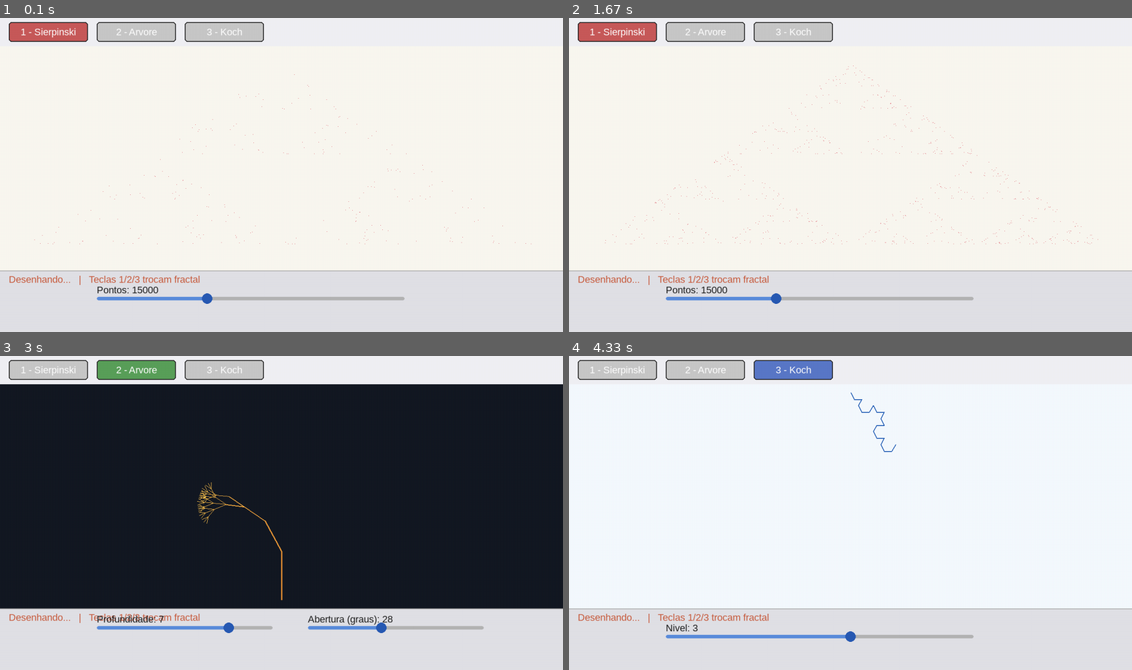
Above: before the commit, frames 1-4 (two rows, left to right).
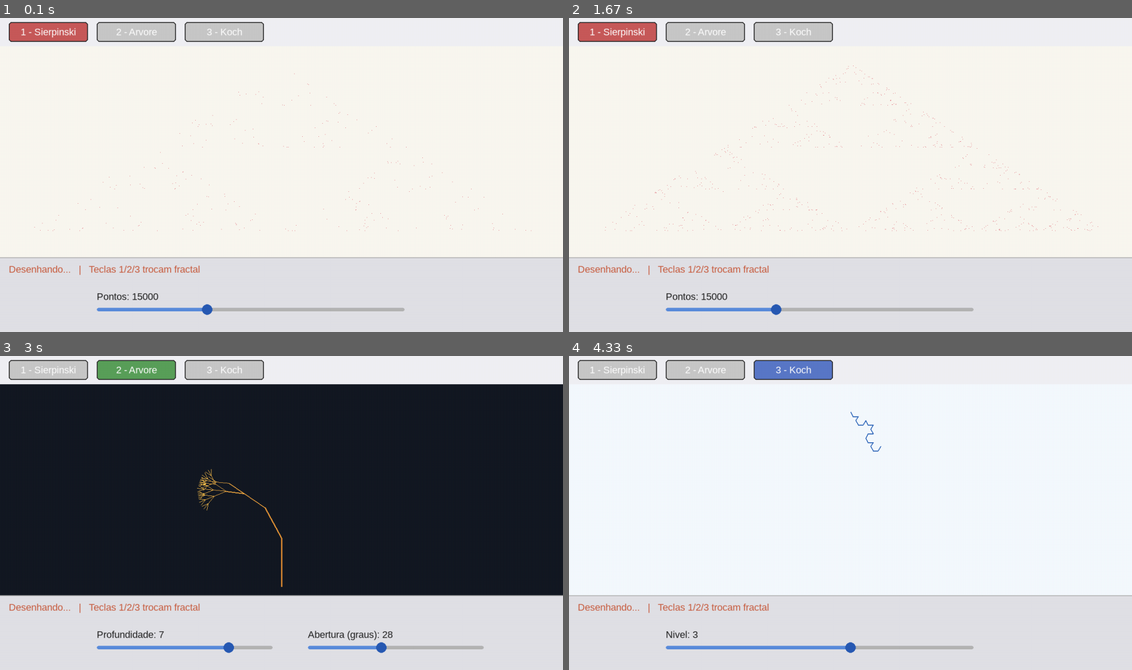
Above: after the commit, the same moments.

Repository: vitorllr/INF1034-3WB-2026.1
Game: pygame game, started from Atividade-9-Fractais/versao_pygame.py
Two runs of this game, one before a commit and one after it. Both use one fixed random seed, a clock stepped at 60 frames per second and the inputs below.
Inputs (mouse positions are in pixels of both pictures, inside the frame that each line leads up to):
- Up to frame 1 (0.1 s): no input
- Up to frame 2 (1.67 s): press the mouse at (704, 30) at 0.37 s; move the mouse to (766, 58) at 0.47 s; release the mouse at (827, 87) at 0.6 s; press the mouse at (619, 30) at 0.7 s; move the mouse to (636, 146) at 0.8 s; release the mouse at (653, 262) at 0.93 s; press the mouse at (794, 30) at 1.03 s; move the mouse to (867, 80) at 1.13 s; release the mouse at (940, 127) at 1.27 s; press the mouse at (619, 30) at 1.37 s; move the mouse to (670, 149) at 1.47 s; release the mouse at (726, 272) at 1.6 s
- Up to frame 3 (3 s): press the mouse at (50, 368) at 1.7 s; move the mouse to (112, 393) at 1.8 s; release the mouse at (174, 415) at 1.93 s; press the mouse at (50, 368) at 2.03 s; move the mouse to (264, 450) at 2.13 s; release the mouse at (484, 534) at 2.27 s; press the mouse at (135, 368) at 2.37 s; move the mouse to (281, 428) at 2.47 s; release the mouse at (422, 484) at 2.6 s; press the mouse at (135, 368) at 2.7 s; move the mouse to (135, 487) at 2.8 s; release the mouse at (135, 610) at 2.93 s
- Up to frame 4 (4.33 s): press the mouse at (619, 368) at 3.03 s; move the mouse to (636, 497) at 3.13 s; release the mouse at (653, 622) at 3.27 s; press the mouse at (619, 368) at 3.37 s; move the mouse to (675, 447) at 3.47 s; release the mouse at (732, 525) at 3.6 s; press the mouse at (794, 368) at 3.7 s; move the mouse to (839, 396) at 3.8 s; release the mouse at (878, 421) at 3.93 s; press the mouse at (794, 368) at 4.03 s; move the mouse to (721, 456) at 4.13 s; release the mouse at (647, 544) at 4.27 s

The runs differ from the first frame. In frame 1, 5.2% of the frame differs, in the area x 0-100%, y 17-95%; in frame 2, 5.5%; in frame 3, 7.7%, in the area x 0-100%, y 36-95%; in frame 4, 5.8%.

Commit message:
ajustes finos

Diff:
--- a/Atividade-9-Fractais/versao_pygame.py
+++ b/Atividade-9-Fractais/versao_pygame.py
@@ -12,7 +12,8 @@
 clock = pygame.time.Clock()
 
 CANVAS_Y = 70
-CANVAS_H = ALTURA - 70 - 140
+PAINEL_H = 170
+CANVAS_H = ALTURA - CANVAS_Y - PAINEL_H
 canvas = pygame.Surface((LARGURA, CANVAS_H))
 
 
@@ -88,13 +89,13 @@
     cor = (200, 70, 50) if ativo else (40, 90, 180)
     pygame.draw.circle(surf, cor, (hx, sl["y"] + 4), 12)
     txt = fonte.render(f"{sl['rotulo']}: {int(sl['valor'])}", True, (30, 30, 30))
-    surf.blit(txt, (sl["x"], sl["y"] - 28))
+    surf.blit(txt, (sl["x"], sl["y"] - 38))
 
 
 def mouse_no_slider(sl, mx, my):
     return (
         sl["x"] - 8 <= mx <= sl["x"] + sl["w"] + 8
-        and sl["y"] - 12 <= my <= sl["y"] + 18
+        and sl["y"] - 14 <= my <= sl["y"] + 20
     )
 
 
@@ -106,7 +107,7 @@
 
 sl_sierp_n = {
     "x": 220,
-    "y": ALTURA - 80,
+    "y": ALTURA - 55,
     "w": 700,
     "vmin": 1000,
     "vmax": 40000,
@@ -115,7 +116,7 @@
 }
 sl_arv_prof = {
     "x": 220,
-    "y": ALTURA - 100,
+    "y": ALTURA - 55,
     "w": 400,
     "vmin": 1,
     "vmax": 9,
@@ -124,7 +125,7 @@
 }
 sl_arv_abert = {
     "x": 700,
-    "y": ALTURA - 100,
+    "y": ALTURA - 55,
     "w": 400,
     "vmin": 5,
     "vmax": 60,
@@ -133,7 +134,7 @@
 }
 sl_koch = {
     "x": 220,
-    "y": ALTURA - 80,
+    "y": ALTURA - 55,
     "w": 700,
     "vmin": 0,
     "vmax": 5,
@@ -188,8 +189,9 @@
         )
 
     elif tela == "koch":
+        tamanho_koch = int(min(h * 0.85, w * 0.6) / 1.33)
         coleta_floco(
-            segmentos, w // 2, h // 2 + 30, 460, sl_koch["valor"], (30, 90, 180)
+            segmentos, w // 2, h // 2, tamanho_koch, sl_koch["valor"], (30, 90, 180)
         )
 
 
@@ -295,9 +297,9 @@
         screen.blit(t, (rx + 90 - t.get_width() // 2, 25))
 
     # painel de sliders
-    pygame.draw.rect(screen, (225, 225, 230), (0, ALTURA - 140, LARGURA, 140))
+    pygame.draw.rect(screen, (225, 225, 230), (0, ALTURA - PAINEL_H, LARGURA, PAINEL_H))
     pygame.draw.line(
-        screen, (180, 180, 180), (0, ALTURA - 140), (LARGURA, ALTURA - 140), 2
+        screen, (180, 180, 180), (0, ALTURA - PAINEL_H), (LARGURA, ALTURA - PAINEL_H), 2
     )
     if desenhando:
         status = "Desenhando..."
@@ -306,7 +308,7 @@
         status = "Pronto. Arraste os sliders pra alterar o fractal."
         cor_status = (80, 130, 80)
     dica = fonte.render(f"{status}   |   Teclas 1/2/3 trocam fractal", True, cor_status)
-    screen.blit(dica, (20, ALTURA - 132))
+    screen.blit(dica, (20, ALTURA - PAINEL_H + 15))
 
     if tela == "sierpinski":
         desenha_slider(screen, sl_sierp_n, slider_ativo is sl_sierp_n)
